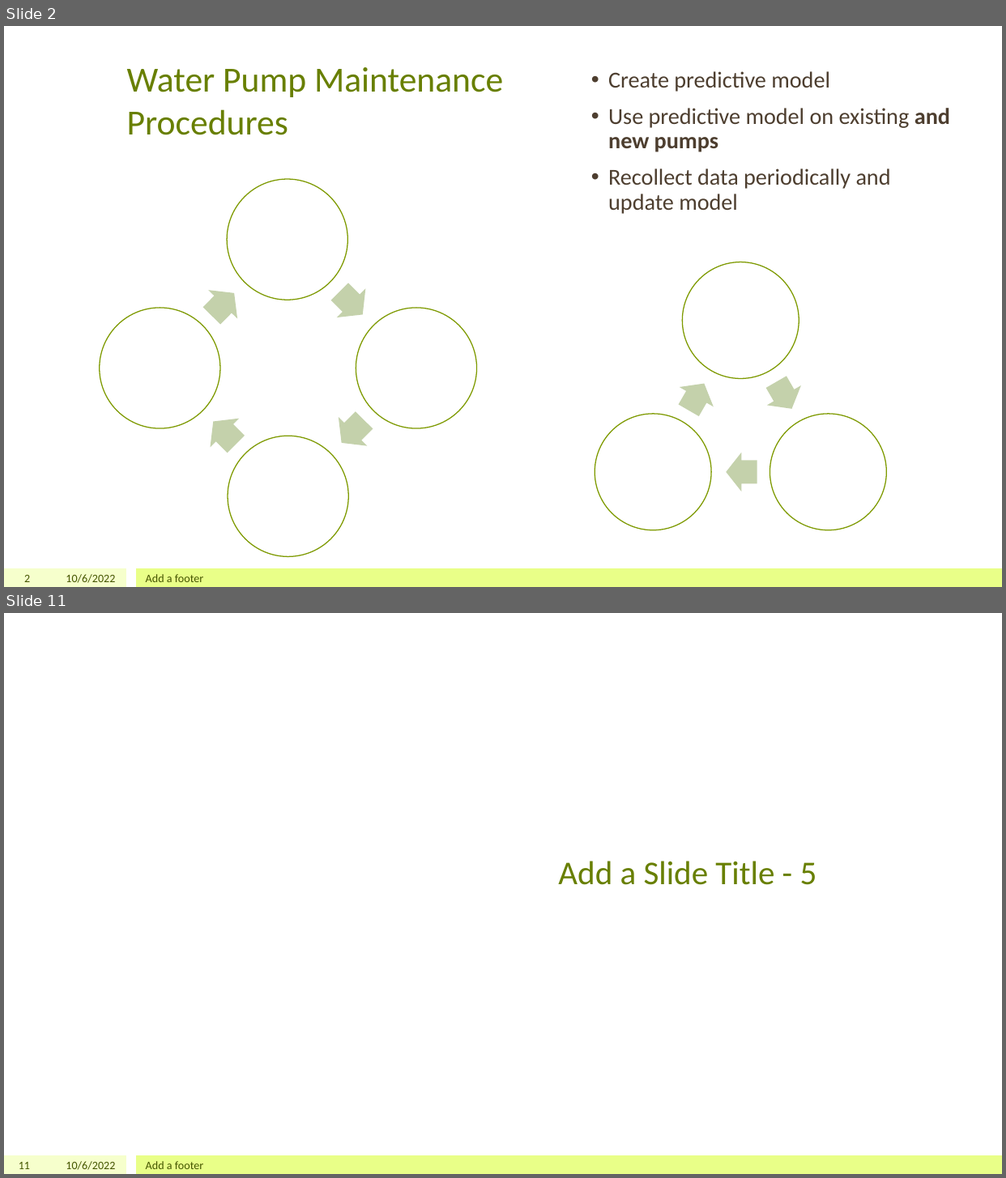
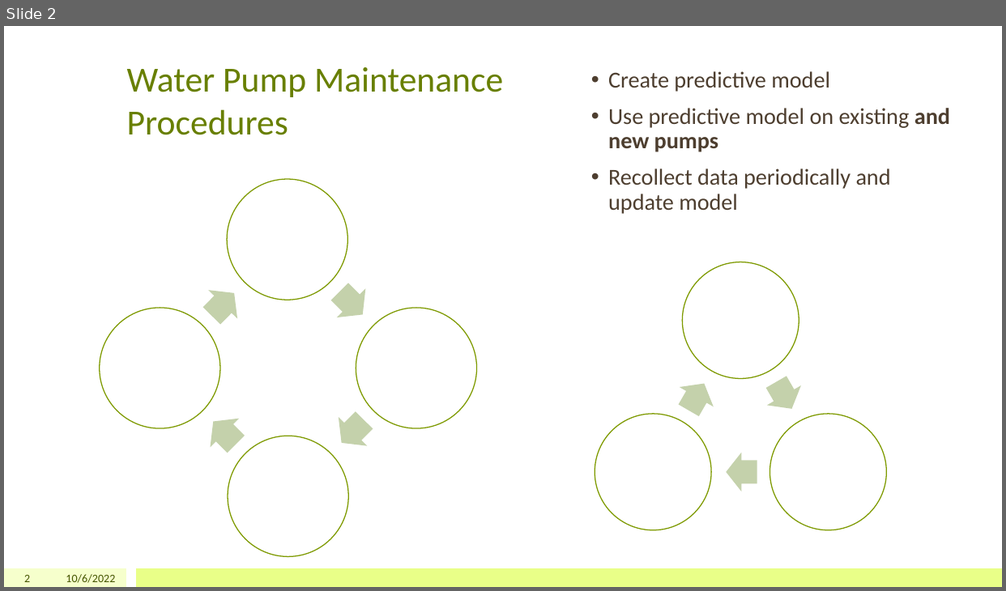
Before and after one commit to jeffreytoller/Project-3, a slide deck: A Data Science Approach to Maintaining Water Sources.pptx. Shown one above the other, each under a label of ours: slides 2 and 11 before the commit, slide 2 after it; the slides between them are not shown. The pictures are 1006x1178 and 1006x591 pixels, drawn with LibreOffice and Linux fonts; fonts in the diff are those of the drawing. Boxes give left, top, right and bottom in pixels: in the first picture for what was removed or moved away, otherwise in the second. Text is boxed around its words. In the diff, an @@ line names an element or a change of style, - is before the commit and + after.

```diff
--- a/A Data Science Approach to Maintaining Water Sources.pptx
+++ b/A Data Science Approach to Maintaining Water Sources.pptx
@@ slide 11 removed at <box>4,613,1002,1174</box>, background #FFFFFF; not listed: 2 template elements that a slide beside it also shows @@
@@ title removed at <box>558,861,817,885</box> @@
-Add a Slide Title - 5
@@ page number removed at <box>19,1162,30,1169</box> @@
-11
@@ text removed at <box>66,1161,115,1170</box> @@
-10/6/2022
@@ text removed at <box>146,1161,203,1169</box> @@
-Add a footer
@@ slide 2 changed as well @@
@@ text removed at <box>146,574,203,582</box> @@
-Add a footer
```
Also in this commit, not shown: 8 other slides changed, 2 slides added, 1 other slide removed, 4 other files.
